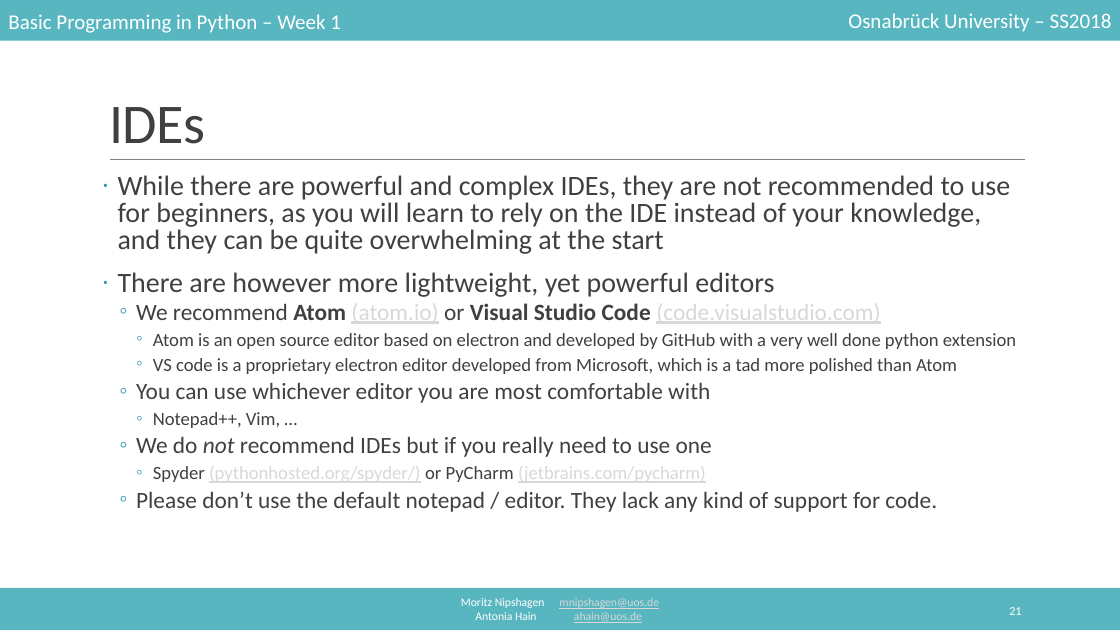
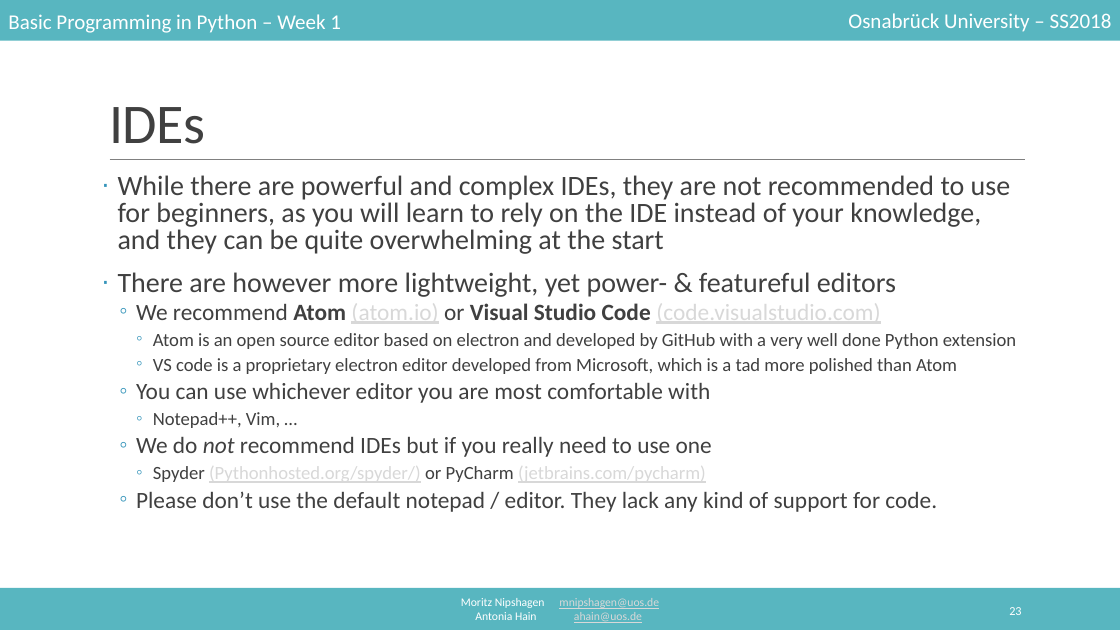
Before and after one commit to mnipshagen/monty, a slide deck: slide 23 of 2018/01/Hello_World.pptx (slide 21 before the commit). Drawn at 1120x630 pixels with LibreOffice and Linux fonts; fonts in the diff are those of the drawing. Boxes give left, top, right and bottom in pixels: in the first picture for what was removed or moved away, otherwise in the second. Text is boxed around its words. In the diff, an @@ line names an element or a change of style, - is before the commit and + after.

```diff
--- a/2018/01/Hello_World.pptx
+++ b/2018/01/Hello_World.pptx
@@ text at (x1=118, y1=272, x2=896, y2=297): text changed @@
-· There are however more lightweight, yet powerful editors
+· There are however more lightweight, yet power- & featureful editors
@@ text at (x1=153, y1=333, x2=1016, y2=349): text changed @@
-    ◦ Atom is an open source editor based on electron and developed by GitHub with a very well done python extension
+    ◦ Atom is an open source editor based on electron and developed by GitHub with a very well done Python extension
@@ text at (x1=153, y1=462, x2=706, y2=485): text changed @@
-    ◦ Spyder (pythonhosted.org/spyder/) or PyCharm (jetbrains.com/pycharm)
+    ◦ Spyder (Pythonhosted.org/spyder/) or PyCharm (jetbrains.com/pycharm)
@@ page number at (x1=1009, y1=607, x2=1021, y2=615): text changed @@
-21
+23
```
Also in this commit, not shown: 9 other slides changed, 4 slides added, 1 slide removed, 1 other file.
